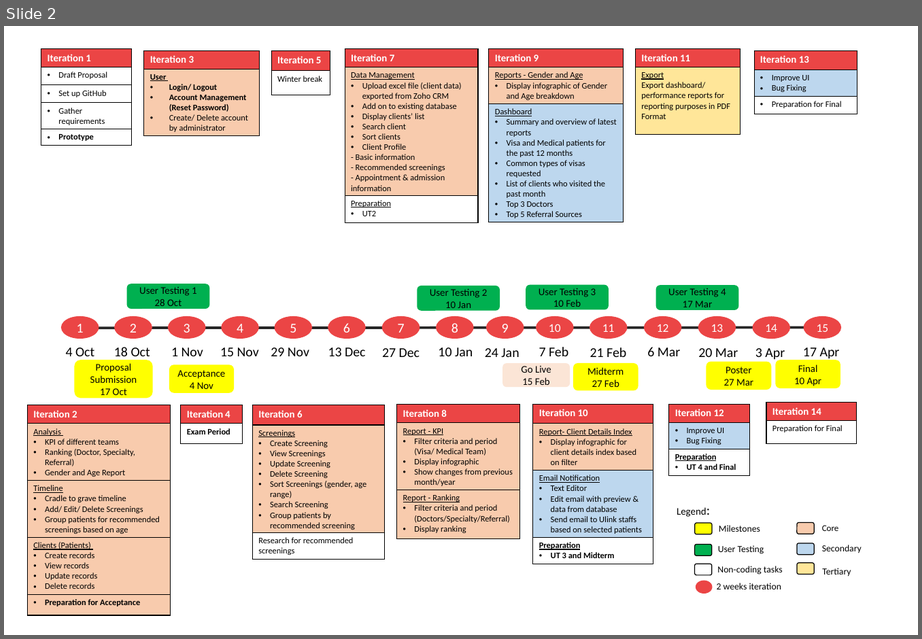
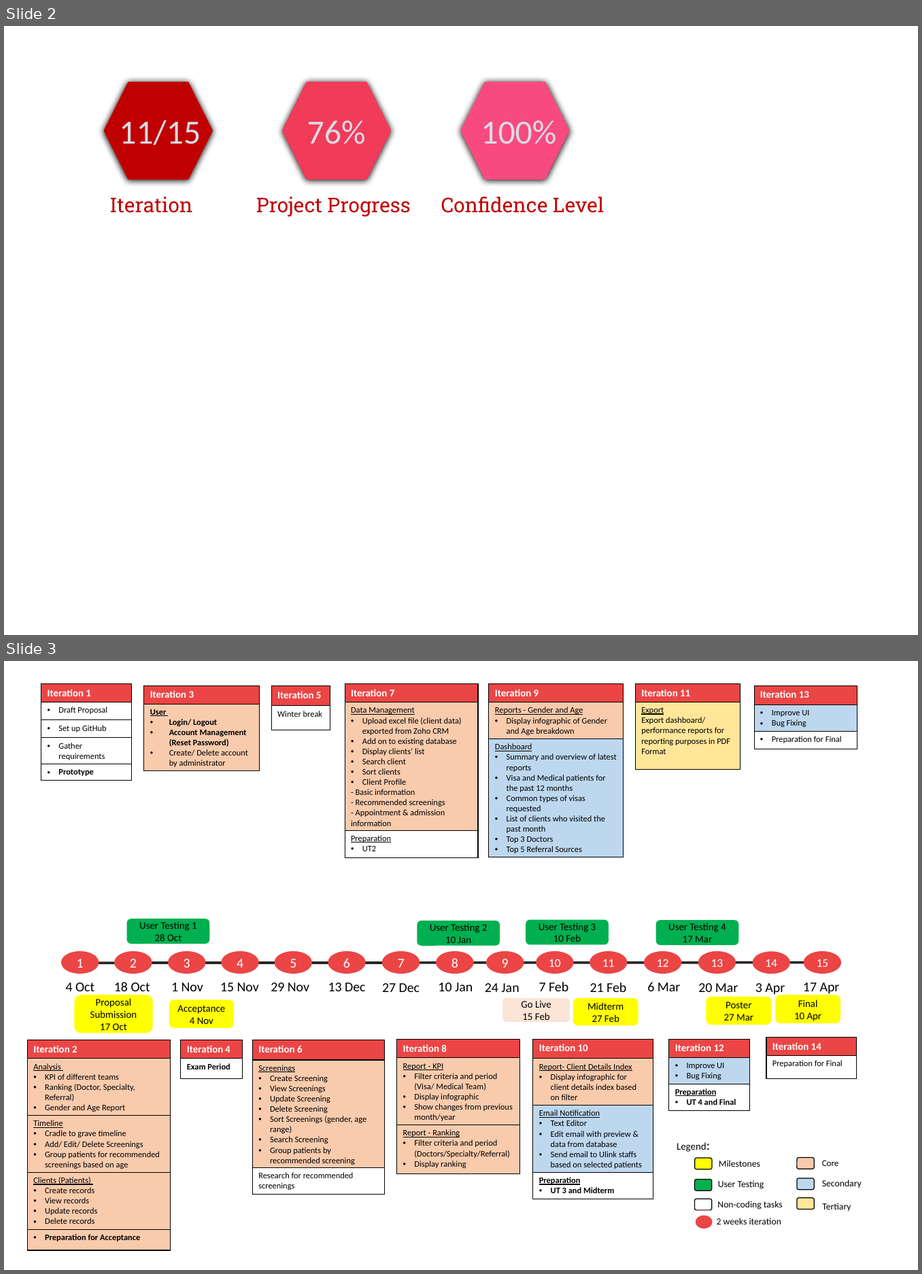
Before and after one commit to seankwok/Ulink, a slide deck: Documentation/Wiki Documents/4. PROJECT MANAGEMENT/Timeline/Timeline iterations edit.pptx. Shown one above the other, each under a label of ours: slide 2 before the commit, slides 2 and 3 after it. The pictures are 922x639 and 922x1274 pixels, drawn with LibreOffice and Linux fonts; fonts in the diff are those of the drawing. Boxes give left, top, right and bottom in pixels: in the first picture for what was removed or moved away, otherwise in the second. Text is boxed around its words. In the diff, an @@ line names an element or a change of style, - is before the commit and + after.

```diff
--- a/Documentation/Wiki Documents/4. PROJECT MANAGEMENT/Timeline/Timeline iterations edit.pptx
+++ b/Documentation/Wiki Documents/4. PROJECT MANAGEMENT/Timeline/Timeline iterations edit.pptx
@@ slide 2 added at (x1=4, y1=26, x2=918, y2=635), background #FFFFFF @@
@@ hexagon added at (x1=104, y1=82, x2=213, y2=180), fill #C00000 @@
@@ hexagon added at (x1=282, y1=82, x2=391, y2=180), fill #F23A59 @@
@@ hexagon added at (x1=460, y1=82, x2=569, y2=180), fill #F84A80 @@
@@ text added at (x1=119, y1=120, x2=201, y2=145), 40 pt, text #D6DCE5 @@
+11/15
@@ text added at (x1=307, y1=121, x2=366, y2=144), 40 pt, text #D6DCE5 @@
+76%
@@ text added at (x1=481, y1=121, x2=556, y2=144), 40 pt, text #D6DCE5 @@
+100%
@@ text added at (x1=109, y1=197, x2=192, y2=213), 24 pt, text #C00000 @@
+Iteration
@@ text added at (x1=256, y1=197, x2=410, y2=217), 24 pt, text #C00000 @@
+Project Progress
@@ text added at (x1=441, y1=197, x2=604, y2=213), 24 pt, text #C00000 @@
+Confidence Level
@@ what was slide 2 is now slide 3 @@
```
Also in this commit, not shown: 1 slide changed, 1 other slide added, 9 other files.
